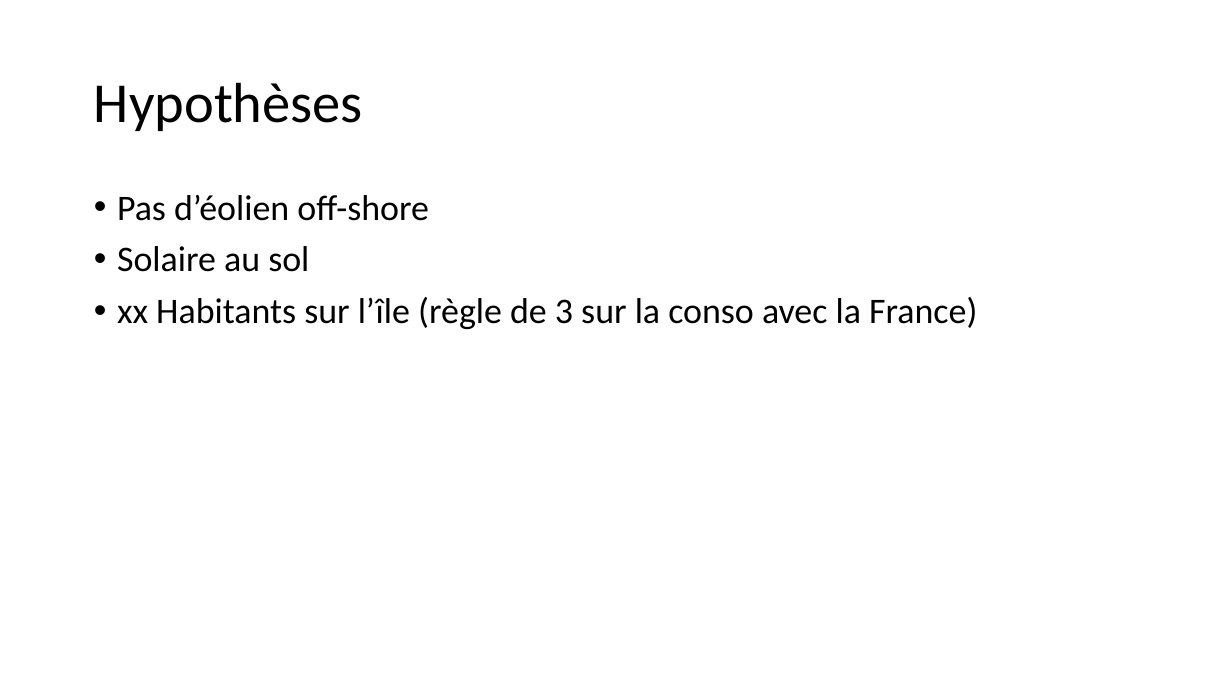
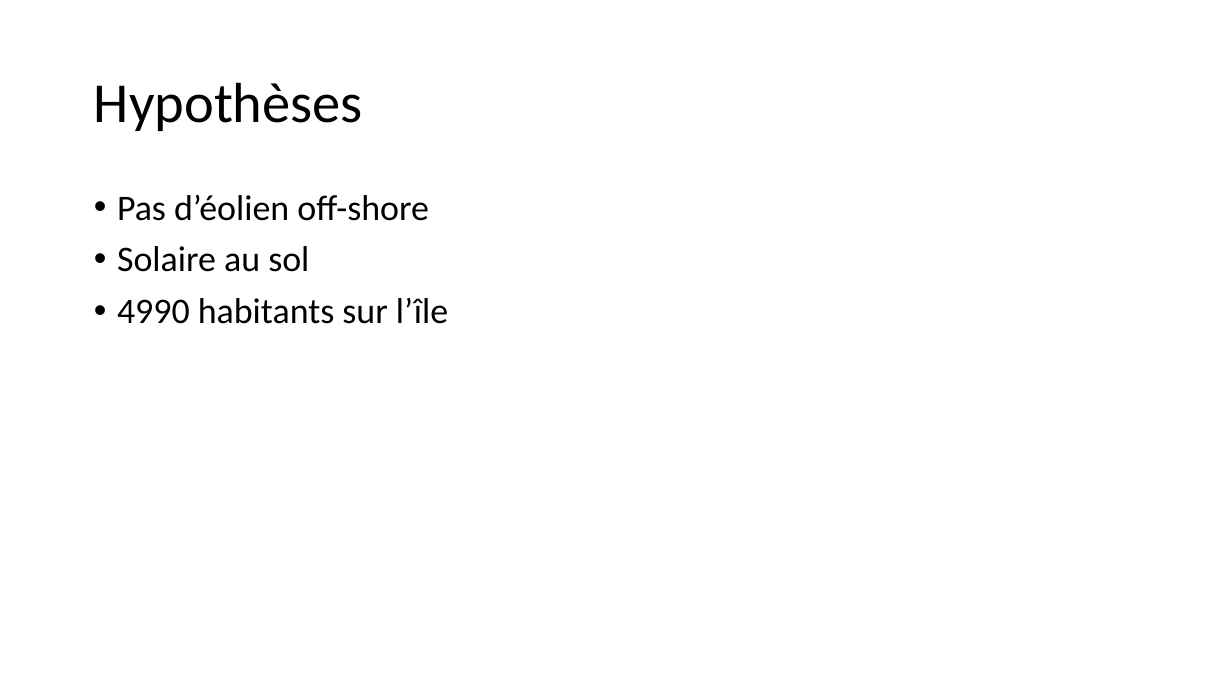
Before and after one commit to cledat/Projet-EA314, a slide deck: slide 3 of rapport.pptx. Drawn at 1232x693 pixels with LibreOffice and Linux fonts; fonts in the diff are those of the drawing. Boxes give left, top, right and bottom in pixels: in the first picture for what was removed or moved away, otherwise in the second. Text is boxed around its words. In the diff, an @@ line names an element or a change of style, - is before the commit and + after.

```diff
--- a/rapport.pptx
+++ b/rapport.pptx
@@ text at bbox=[117, 298, 448, 324]: text changed @@
-• xx Habitants sur l’île (règle de 3 sur la conso avec la France)
+• 4990 habitants sur l’île
```
Also in this commit, not shown: 8 other slides changed, 1 slide added.
